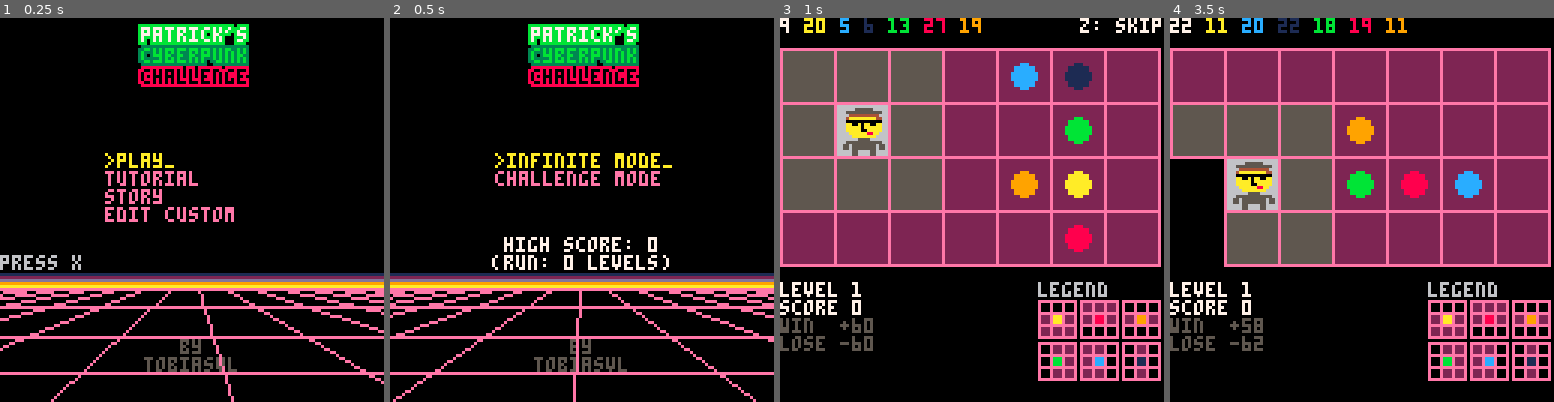
Above: before the commit, frames 1-4 (left to right).
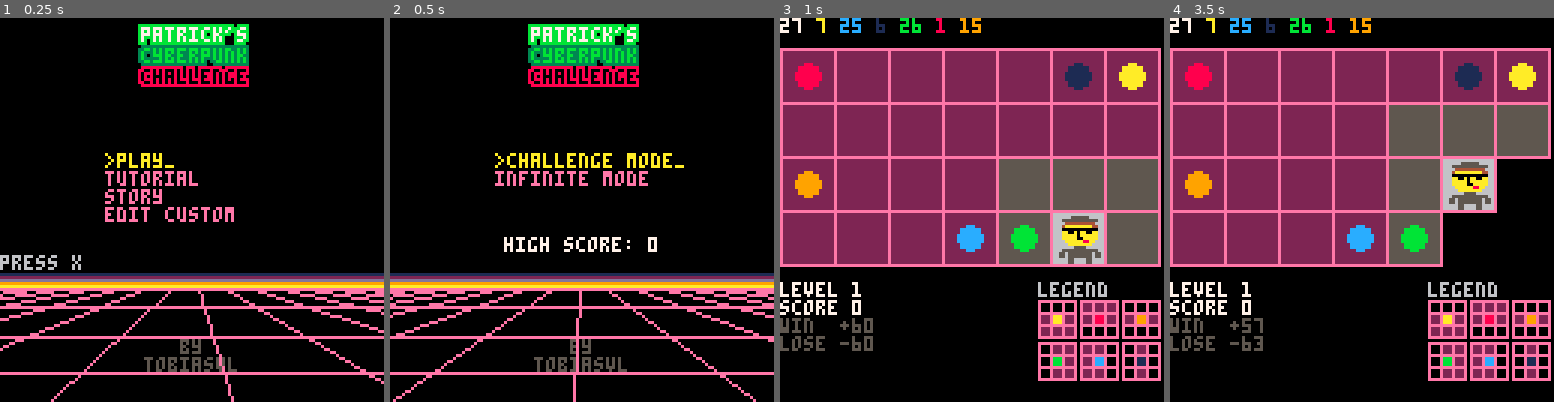
Above: after the commit, the same moments.

Repository: tobiasvl/patrick
Game: PICO-8 cartridge patrick.p8
The game is run twice, just before and just after one commit, with the same random seed, the same clock (stepped at 60 frames per second) and the same inputs.
Inputs (mouse positions are in pixels of both pictures, inside the frame that each line leads up to):
- Up to frame 1 (0.25 s): no input
- Up to frame 2 (0.5 s): tap X (X key) at 0.33 s
- Up to frame 3 (1 s): click (1060, 121) at 0.67 s; tap O (Z key) at 0.7 s
- Up to frame 4 (3.5 s): tap X (X key) at 1.07, 1.85, 2.97 s; click (1216, 267) at 1.22 s; hold Right 1.6-2.1 s; tap O (Z key) every 0.4 s from 1.7 to 3.3 s; click (1277, 114) at 1.77 s; hold Up 2.15-2.42 s; click (1342, 259) at 2.32 s; hold Right 2.47-3.03 s; click (1404, 106) at 2.87 s; hold Left from 3.08 s (still down); click (1465, 256) at 3.42 s

Frame 1 is identical in both runs. In frame 2, 1.8% of the frame differs, in the area x 26-77%, y 35-66%; in frame 3, 29%; in frame 4, 36%, in the area x 0-100%, y 0-86%.

Commit message:
Swap challenge mode and infinite mode in menu

Diff:
--- a/patrick.p8
+++ b/patrick.p8
@@ -99,12 +99,6 @@
   }
   play_menu={
     {function()
-      init_board()
-      play_mode=play_modes.infinite
-      mode=modes.play
-      music(-1)
-    end, "infinite mode"},
-    {function()
       levels=preset_levels
       level_number=1
       play_mode=play_modes.challenge
@@ -112,6 +106,12 @@
       mode=modes.play
       music(-1)
     end, "challenge mode"},
+    {function()
+      init_board()
+      play_mode=play_modes.infinite
+      mode=modes.play
+      music(-1)
+    end, "infinite mode"},
   }
 
   menu=main_menu
@@ -445,7 +445,7 @@
       if (flr(time())%2==0) center("\npress "..buttons.x,6)
     else
       color()
-      if menu_selection==1 then
+      if menu_selection==2 then
         center("high score: "..high_score,7)
         center("(run: "..high_run.." levels)",7)
       else
